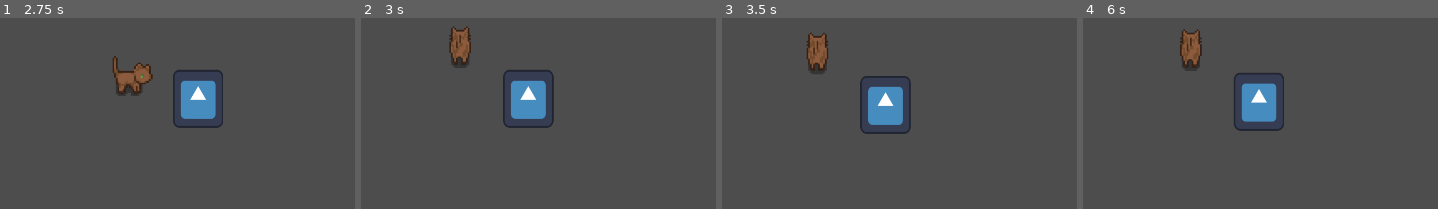
Above: before the commit, frames 1-4 (left to right).
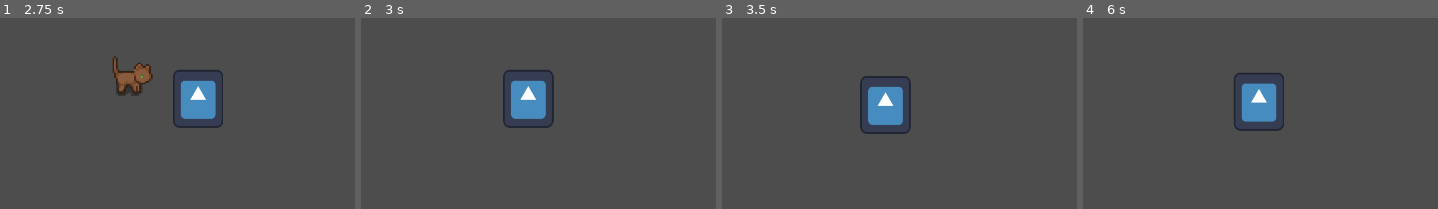
Above: after the commit, the same moments.

Repository: skycatminepokie/hackusu-25
Game: Godot game, scene res://Scenes/world.tscn
Two runs of this game, one before a commit and one after it. Both use one fixed random seed, a clock stepped at 60 frames per second and the inputs below. The engine's default icon, where the game draws it, is replaced by a stand-in: a white triangle on a blue panel in a dark square.
Inputs:
- Up to frame 1 (2.75 s): tap Enter at 0.5 s; hold D (Right) 0.53-1.28 s; tap K (Down2) at 0.6 s; hold S (Down) 1.28-2.03 s; tap J (Left2) at 1.35 s; hold D (Right) from 2.03 s (still down); tap L (Right2) at 2.1 s
- Up to frame 2 (3 s): release D (Right) at 2.78 s; hold W (Up) from 2.78 s (still down); tap I (Up2) at 2.85 s
- Up to frame 3 (3.5 s): keep holding W (Up)
- Up to frame 4 (6 s): release W (Up) at 3.53 s; hold A (Left) 3.53-5.03 s; tap one key every 0.75 s from 3.6 s: K (Down2) J (Left2) L (Right2) I (Up2); hold S (Down) 5.03-5.78 s; hold D (Right) from 5.78 s (still down)
The pictures show only the part of the screen within x 3-52%, y 9-59%; the shares and areas given below are measured in that part.

Frame 1 is identical in both runs. In frame 2, 1.0% of the frame differs, in the area x 24-31%, y 4-25%; in frame 3, 1.0%; in frame 4, 1.0%, in the area x 27-34%, y 5-27%.

Commit message:
fixed gato

Diff:
--- a/Scenes/player.tscn
+++ b/Scenes/player.tscn
@@ -5,12 +5,12 @@
 [ext_resource type="Texture2D" uid="uid://nfubhcvtanof" path="res://Assets/Cats/playerTwo/Forward/p2f1.png" id="4_3cp11"]
 [ext_resource type="Texture2D" uid="uid://d0pkep12mik1f" path="res://Assets/Cats/playerOne/Left/p1l1.png" id="4_6jyb6"]
 [ext_resource type="Texture2D" uid="uid://bfca5piwvku8g" path="res://Assets/Cats/playerThree/Forward/p3f1.png" id="5_f3f0j"]
+[ext_resource type="Texture2D" uid="uid://eefd4ew4ybi8" path="res://Assets/Cats/playerOne/p1b1.png" id="5_n0qgj"]
 [ext_resource type="Texture2D" uid="uid://dy2pcn7aasqt7" path="res://Assets/Cats/playerOne/Right/p1r1.png" id="5_x040s"]
-[ext_resource type="Texture2D" uid="uid://eefd4ew4ybi8" path="res://Assets/Cats/playerOne/Backward/p1b1.png" id="6_bb6jo"]
 [ext_resource type="Texture2D" uid="uid://bm4pjir4b0cmx" path="res://Assets/Cats/playerFour/Forward/cat_0_1 (4).png" id="6_exsh3"]
 [ext_resource type="Texture2D" uid="uid://owbo1av7egmc" path="res://Assets/Cats/playerTwo/Left/p2l1.png" id="8_4rapf"]
 [ext_resource type="Texture2D" uid="uid://l8frc4ty2qtx" path="res://Assets/Cats/playerTwo/Right/p2r1.png" id="9_w264c"]
-[ext_resource type="Texture2D" uid="uid://bvgyybg23xaka" path="res://Assets/Cats/playerTwo/Backward/p2b1.png" id="10_csgvp"]
+[ext_resource type="Texture2D" path="res://Assets/Cats/playerTwo/Backward/p2b1.png" id="10_csgvp"]
 [ext_resource type="Texture2D" uid="uid://c18shxsui0pve" path="res://Assets/Cats/playerThree/Left/p3l1.png" id="12_ch53k"]
 [ext_resource type="Texture2D" uid="uid://46qr3iftrdeg" path="res://Assets/Cats/playerThree/RIght/p3r1.png" id="13_mqvcb"]
 [ext_resource type="Texture2D" uid="uid://lusf4kw1tjfa" path="res://Assets/Cats/playerThree/Backwards/p3b1.png" id="14_l8ufk"]
@@ -37,7 +37,7 @@
 "texture": ExtResource("5_x040s")
 }, {
 "duration": 1.0,
-"texture": ExtResource("6_bb6jo")
+"texture": ExtResource("5_n0qgj")
 }],
 "loop": true,
 "name": &"player1",
@@ -111,4 +111,4 @@
 
 [node name="AnimatedSprite2D" type="AnimatedSprite2D" parent="."]
 sprite_frames = SubResource("SpriteFrames_r43ln")
-animation = &"player4"
+animation = &"player1"
